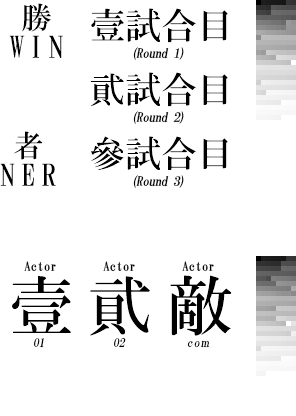
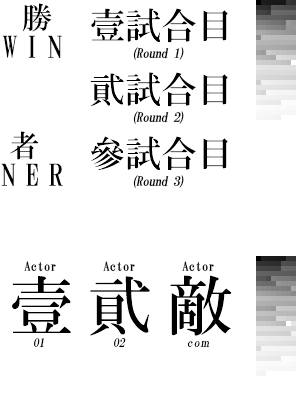
Layered file, before and after one edit (296x416). Changes by layer:
painted on "者 NER" over (0, 131, 63, 186)
painted on "勝 WIN" over (2, 3, 63, 58)
